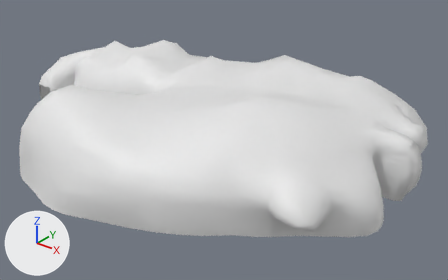
Renders of the FBX model Assets/Arts/FBX/Enviroments/LavaRoof.fbx from each side of a commit.
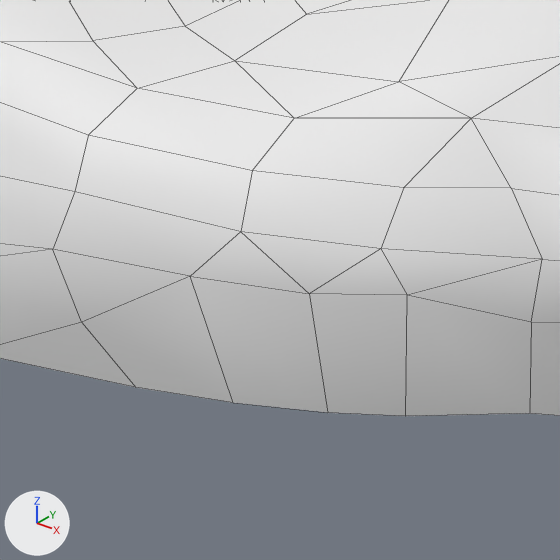
Each version is shown whole from a 50 mm camera at (170.1, -210.1, 140.3) aimed at (-1.6, 4.5, 7.2), then close up on the part from 21% to 54% of the width and 46% to 98% of the height. Arrows for +X, +Y and +Z are at lower left; the lights stay in place. The last two pictures show the newer version. The close-ups show mesh edges as thin lines. Where no turn or scale is listed for an object, it has been applied to the vertices.

The scene before the commit, as lines of its bpy script (objects in view):
```python
me_scene_012 = bpy.data.meshes.new('Scene.012')
me_scene_012.from_pydata(...)  # 700 vertices, 837 faces; spans x -125.0..97.0, y -88.0..73.0, z -20.0..25.0
# before: 233 (27.0, -72.0, -19.0) at pixel (233, 402), 236 (25.0, -75.0, -3.0) at pixel (190, 276), 238 (35.0, -69.0, -4.0) at pixel (309, 293), 239 (36.0, -68.0, -19.0) at pixel (327, 412)
ob_lavaroof = bpy.data.objects.new('LavaRoof', me_scene_012)
ob_lavaroof.location = (-6.0, 6.0, 19.0)
```
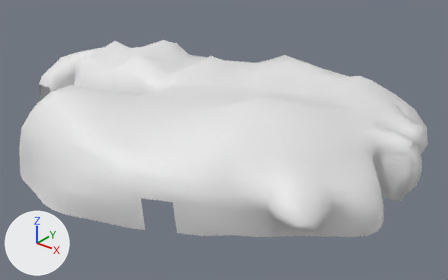
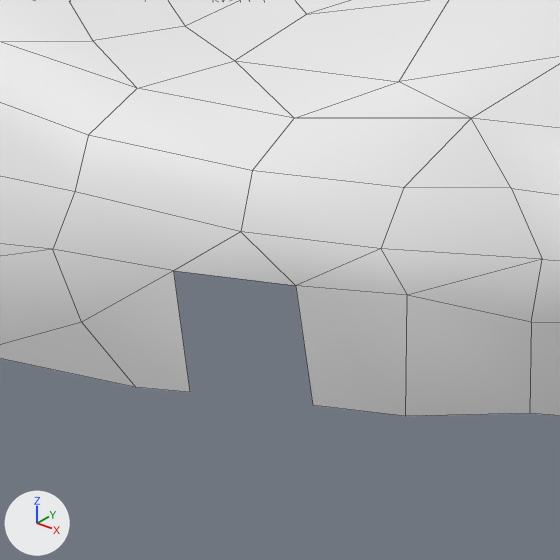
Patch to the scene script:
```diff
--- a/Assets/Arts/FBX/Enviroments/LavaRoof.fbx.py
+++ b/Assets/Arts/FBX/Enviroments/LavaRoof.fbx.py
@@ me_scene_012 @@
 # used by ob_lavaroof; location = (-6.0, 6.0, 19.0)
 # verts and faces of me_scene_012; kept vertices keep their numbers, new ones are numbered from 700
-me_scene_012.from_pydata(...)  # 700 vertices, 837 faces; spans x -125.0..97.0, y -88.0..73.0, z -20.0..25.0
+me_scene_012.from_pydata(...)  # 700 vertices, 836 faces; spans x -125.0..97.0, y -88.0..73.0, z -20.0..25.0
+# me_scene_012 part 1
+delete_faces([(233, 236, 238, 239)])
+verts[233] = (22.0, -74.0, -19.0)  # moved, pixel (190, 392)
+verts[236] = (22.0, -75.0, -4.0)  # moved, pixel (173, 270)
+verts[238] = (34.0, -69.0, -4.0)  # moved, pixel (295, 285)
+verts[239] = (34.0, -68.0, -19.0)  # moved, pixel (312, 405)
```

Changed parts and their boxes (x1, y1, x2, y2) in the close-ups (560 x 560 px):
part 1 of me_scene_012, cut back
    both: (53, 192, 407, 416)
